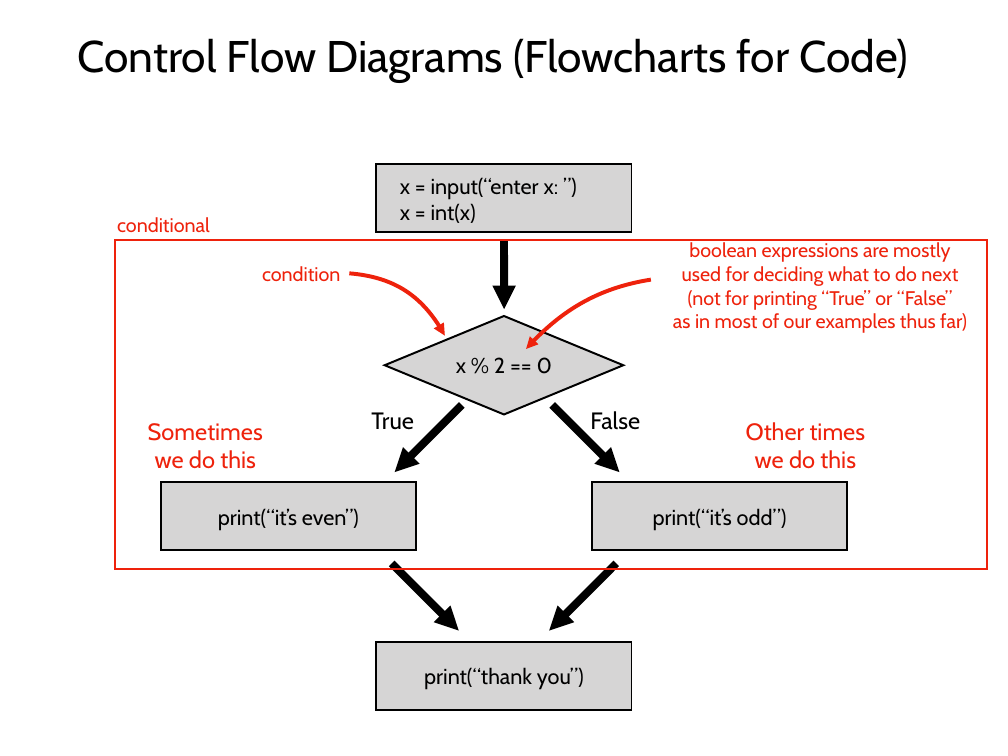
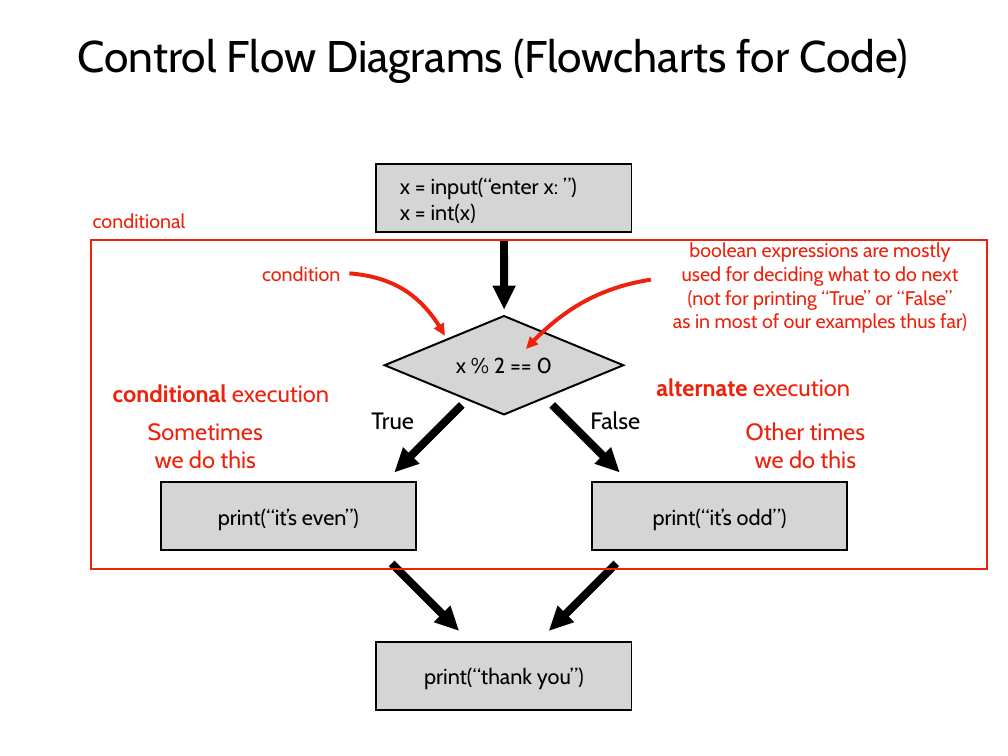
Before and after one commit to tylerharter/caraza-harter-com, a slide deck: slide 19 of tyler/meena/cs220/s22/materials/lecture_ppts/lec_08_S22.ppt (slide 9 before the commit). Drawn at 1008x756 pixels with LibreOffice and Linux fonts; fonts in the diff are those of the drawing. Boxes give left, top, right and bottom in pixels: in the first picture for what was removed or moved away, otherwise in the second. Text is boxed around its words. In the diff, an @@ line names an element or a change of style, - is before the commit and + after.

```diff
--- a/tyler/meena/cs220/s22/materials/lecture_ppts/lec_08_S22.ppt
+++ b/tyler/meena/cs220/s22/materials/lecture_ppts/lec_08_S22.ppt
@@ text "conditional": place and size @@
-text "conditional" at box(117, 217, 210, 233)
+text "conditional" at box(93, 213, 186, 229)
@@ rectangle: place and size @@
-rectangle at box(116, 240, 987, 569)
+rectangle at box(91, 240, 987, 569)
@@ text added at box(113, 384, 329, 403), 24 pt, text #EE220C, bold @@
+conditional execution
@@ text added at box(656, 378, 850, 397), 24 pt, text #EE220C, bold @@
+alternate execution
```
Also in this commit, not shown: 3 other slides changed, 10 slides added, 1 slide removed, 1 other file.
